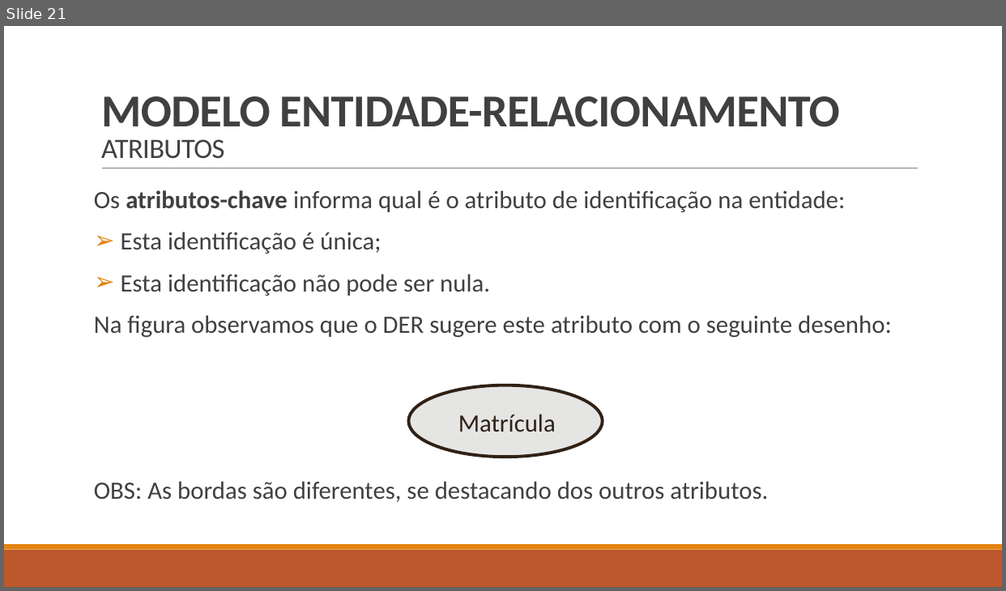
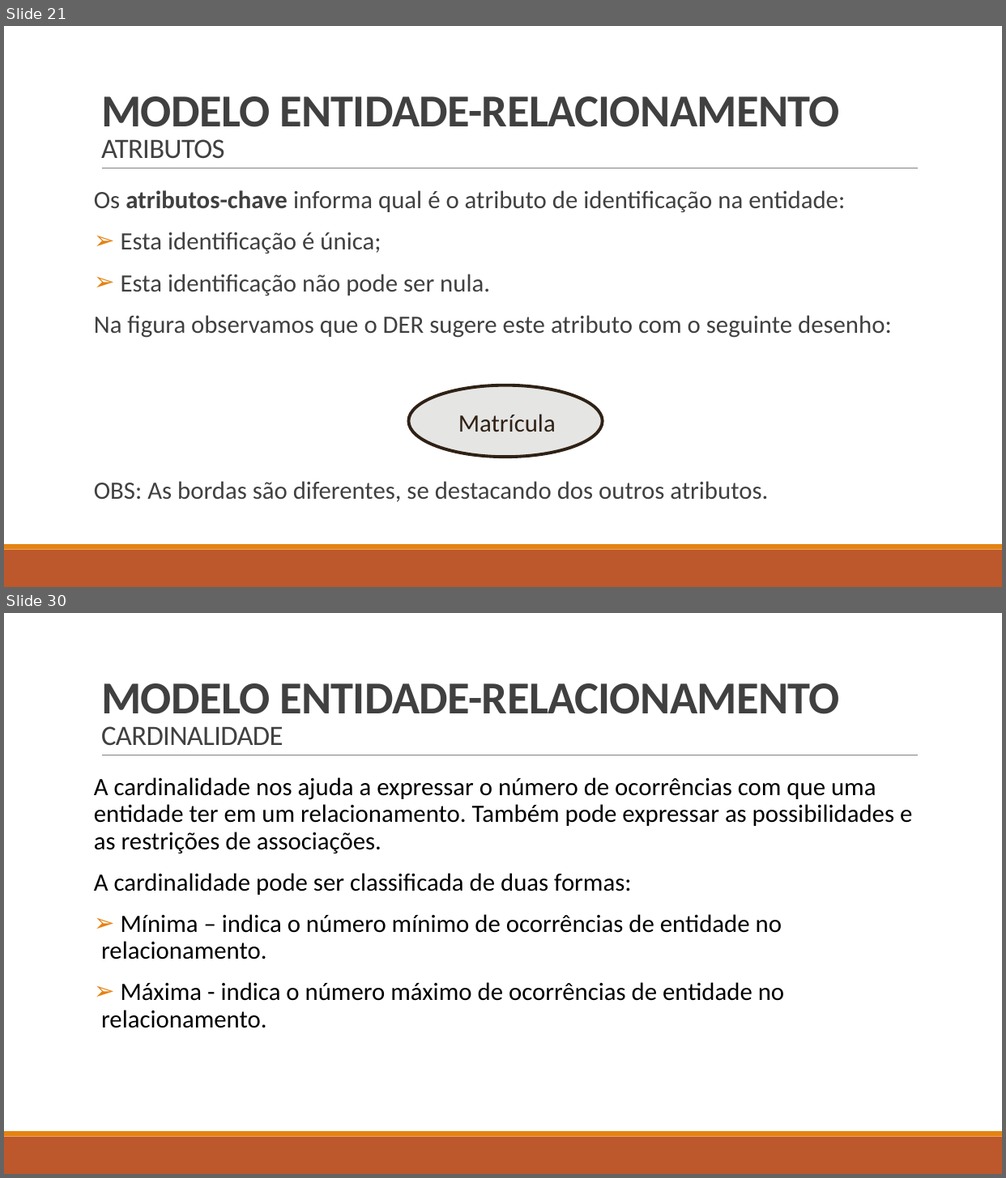
Before and after one commit to LucasHerculanoAmaro/Minhas-Aulas, a slide deck: Euripedes Simões de Paula/Banco de Dados/Aula 5/Projeto de banco de dados.pptx. Shown one above the other, each under a label of ours: slide 21 before the commit, slides 21 and 30 after it; the slides between them are not shown. The pictures are 1006x591 and 1006x1178 pixels, drawn with LibreOffice and Linux fonts; fonts in the diff are those of the drawing. Boxes give left, top, right and bottom in pixels: in the first picture for what was removed or moved away, otherwise in the second. Text is boxed around its words. In the diff, an @@ line names an element or a change of style, - is before the commit and + after.

Commit message:
Atualizando o slide da aula 5 (adicionando slides sobre atriutos e Modelo Entidade-Relacionamento)

```diff
--- a/Euripedes Simões de Paula/Banco de Dados/Aula 5/Projeto de banco de dados.pptx
+++ b/Euripedes Simões de Paula/Banco de Dados/Aula 5/Projeto de banco de dados.pptx
@@ slide 30 added at box(4, 613, 1002, 1174), background #FFFFFF; not listed: 3 template elements that a slide beside it also shows @@
@@ title added at box(101, 683, 840, 745), 44 pt, text #404040, bold @@
+MODELO ENTIDADE-RELACIONAMENTO
+CARDINALIDADE
@@ text added at box(94, 770, 918, 1126), fill #FFFFFF, outline #FFFFFF 1.25 pt, 24 pt, text #000000 @@
+A cardinalidade nos ajuda a expressar o número de ocorrências com que uma entidade ter em um relacionamento. Também pode expressar as possibilidades e as restrições de associações.
+A cardinalidade pode ser classificada de duas formas:
+➢ Mínima – indica o número mínimo de ocorrências de entidade no relacionamento.
+➢ Máxima - indica o número máximo de ocorrências de entidade no relacionamento.
```
Also in this commit, not shown: 25 other slides added.
